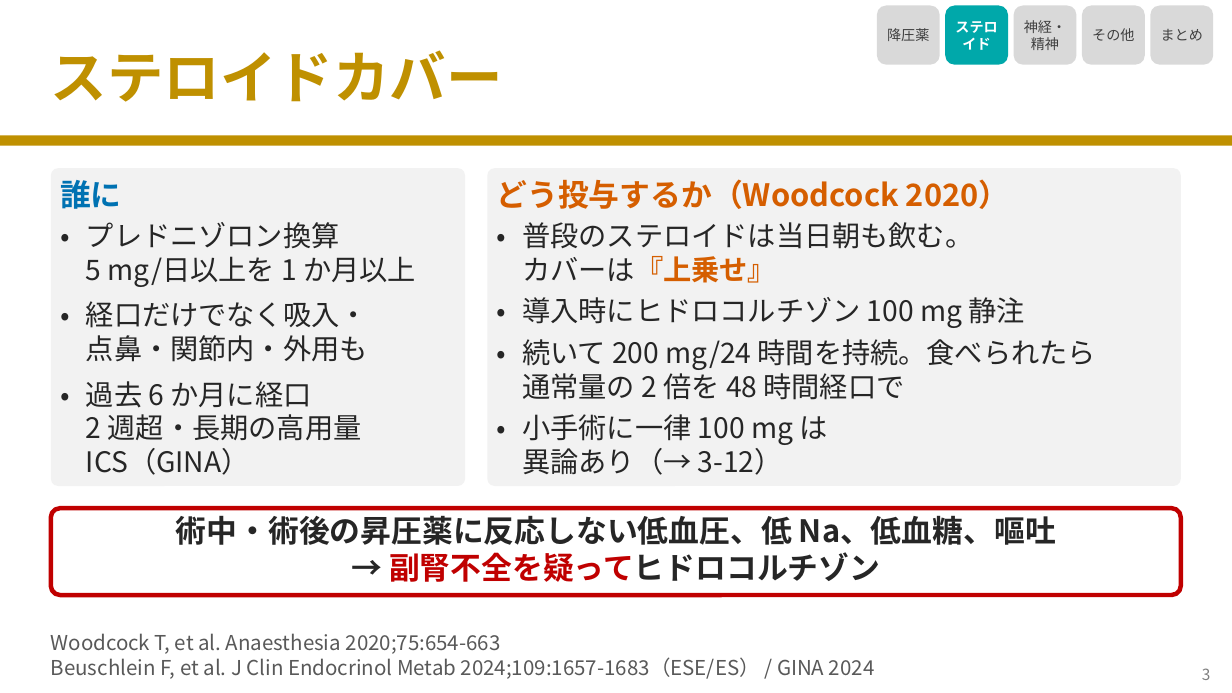
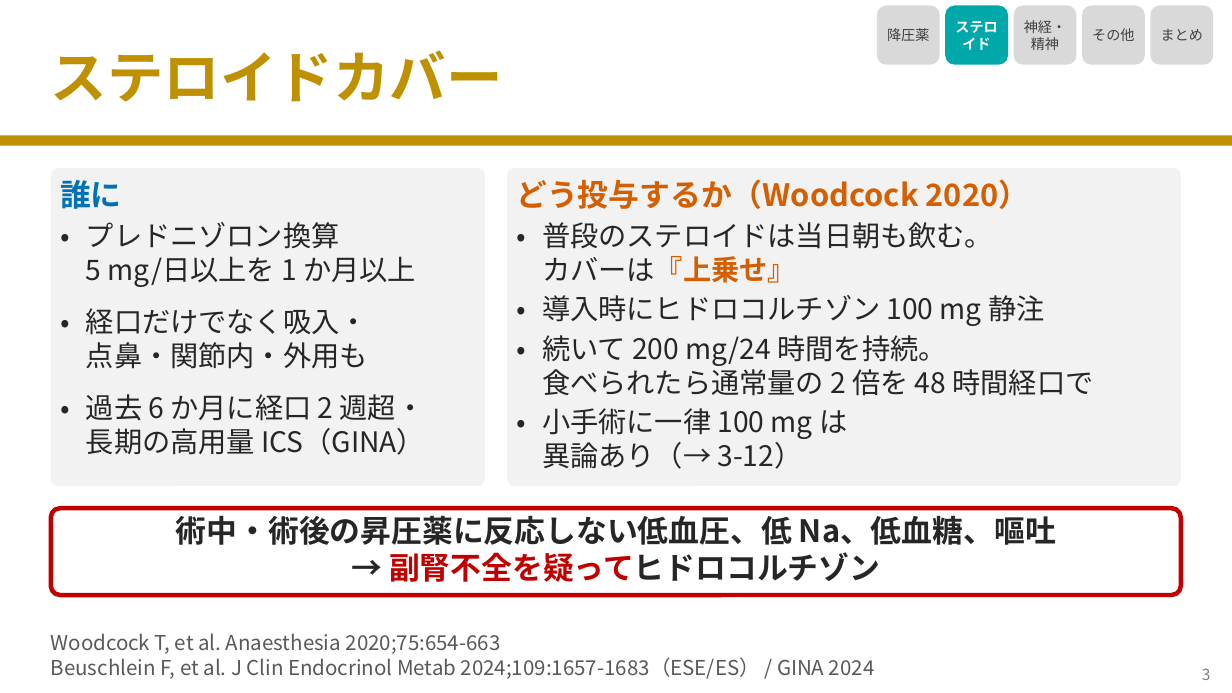
Before and after one commit to nobumitsu-3141/Anes-lecture, a slide deck: slide 4 of slides/4-14_other_chronic_drugs/4-14_other_chronic_drugs.pptx. Drawn at 1232x693 pixels with LibreOffice and Linux fonts; fonts in the diff are those of the drawing. Boxes give left, top, right and bottom in pixels: in the first picture for what was removed or moved away, otherwise in the second. Text is boxed around its words. In the diff, an @@ line names an element or a change of style, - is before the commit and + after.

```diff
--- a/slides/4-14_other_chronic_drugs/4-14_other_chronic_drugs.pptx
+++ b/slides/4-14_other_chronic_drugs/4-14_other_chronic_drugs.pptx
@@ rounded rectangle: place and size @@
-rounded rectangle at bbox=[51, 168, 465, 486]
+rounded rectangle at bbox=[51, 168, 485, 486]
@@ rounded rectangle: place and size @@
-rounded rectangle at bbox=[487, 168, 1181, 486]
+rounded rectangle at bbox=[507, 168, 1181, 486]
@@ text "どう投与するか（Woodcock 2020）": place and size @@
-text "どう投与するか（Woodcock 2020）" at bbox=[497, 179, 1009, 209]
+text "どう投与するか（Woodcock 2020）" at bbox=[516, 179, 1029, 209]
@@ text "•": place and size @@
-text "•" at bbox=[496, 218, 529, 256]
+text "•" at bbox=[517, 218, 549, 256]
@@ text "普段のステロイドは当日朝も飲む。": place and size @@
-text "普段のステロイドは当日朝も飲む。" at bbox=[522, 222, 973, 249]
+text "普段のステロイドは当日朝も飲む。" at bbox=[542, 222, 993, 249]
@@ text "カバーは『上乗せ』": place and size @@
-text "カバーは『上乗せ』" at bbox=[522, 256, 776, 283]
+text "カバーは『上乗せ』" at bbox=[542, 256, 796, 283]
@@ text "導入時にヒドロコルチゾン 100 mg 静注": place and size @@
-text "導入時にヒドロコルチゾン 100 mg 静注" at bbox=[522, 297, 1024, 328]
+text "導入時にヒドロコルチゾン 100 mg 静注" at bbox=[542, 295, 1044, 326]
@@ text "•": place and size @@
-text "•" at bbox=[60, 298, 92, 335]
+text "•" at bbox=[60, 304, 92, 342]
@@ text "経口だけでなく吸入・": place and size @@
-text "経口だけでなく吸入・" at bbox=[86, 301, 368, 328]
+text "経口だけでなく吸入・" at bbox=[86, 308, 368, 335]
@@ text "点鼻・関節内・外用も": place and size @@
-text "点鼻・関節内・外用も" at bbox=[86, 335, 368, 362]
+text "点鼻・関節内・外用も" at bbox=[86, 342, 368, 369]
@@ text at bbox=[542, 335, 947, 366]: text changed @@
-続いて 200 mg/24 時間を持続。食べられたら
+続いて 200 mg/24 時間を持続。
@@ text at bbox=[542, 364, 1094, 396]: text changed @@
-通常量の 2 倍を 48 時間経口で
+食べられたら通常量の 2 倍を 48 時間経口で
@@ text "•": place and size @@
-text "•" at bbox=[60, 377, 92, 415]
+text "•" at bbox=[60, 391, 92, 429]
@@ text at bbox=[86, 394, 425, 421]: text changed @@
-過去 6 か月に経口
+過去 6 か月に経口 2 週超・
@@ 3 texts: place and size @@
-3 texts at bbox=[496, 294, 529, 449]
+3 texts at bbox=[517, 291, 549, 443]
@@ text "小手術に一律 100 mg は": place and size @@
-text "小手術に一律 100 mg は" at bbox=[522, 414, 827, 445]
+text "小手術に一律 100 mg は" at bbox=[542, 408, 847, 439]
@@ text at bbox=[86, 428, 425, 455]: text changed @@
-2 週超・長期の高用量
+長期の高用量 ICS（GINA）
@@ text removed at bbox=[86, 448, 250, 475] @@
-ICS（GINA）
@@ text "異論あり（→ 3-12）": place and size @@
-text "異論あり（→ 3-12）" at bbox=[522, 444, 783, 475]
+text "異論あり（→ 3-12）" at bbox=[542, 438, 803, 469]
```
Also in this commit, not shown: 5 other slides changed, 4 other files.
